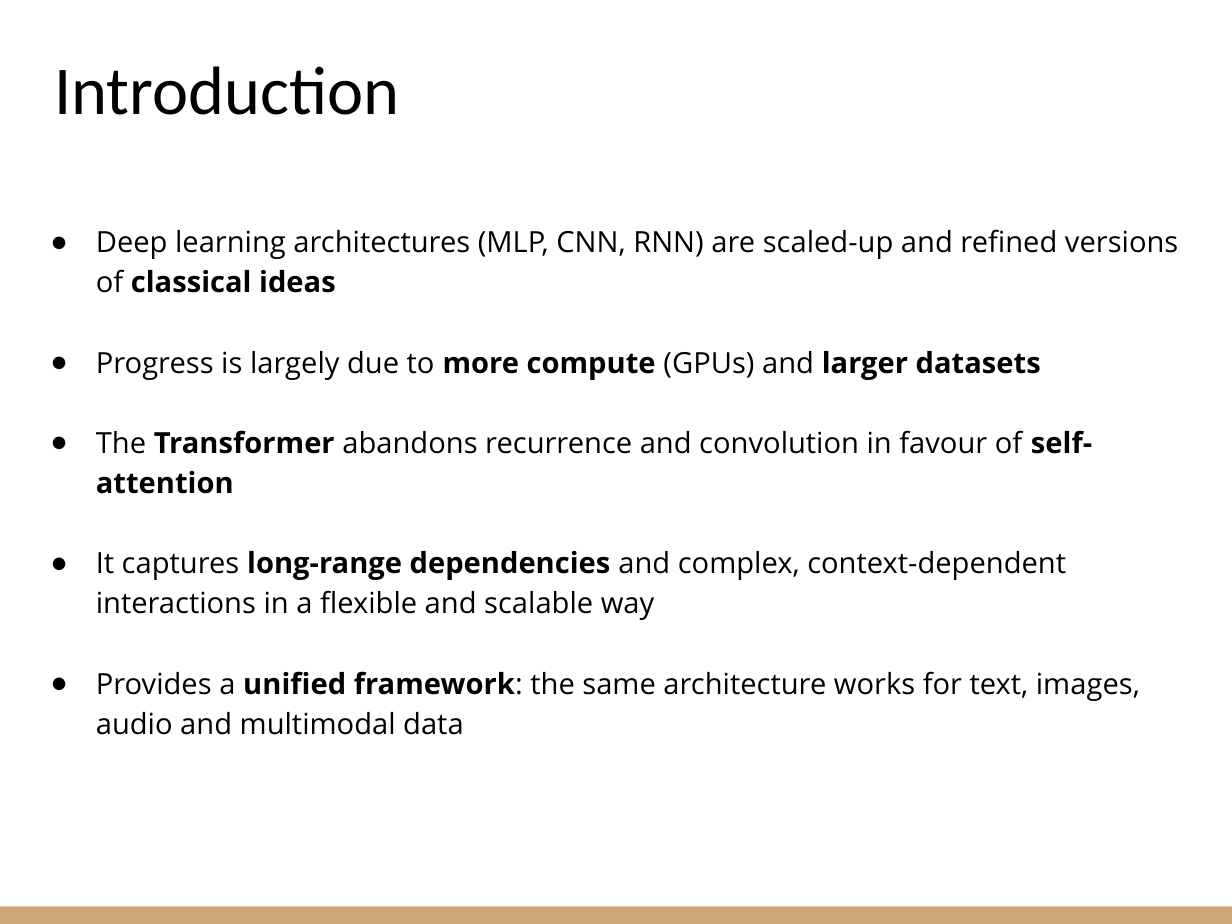
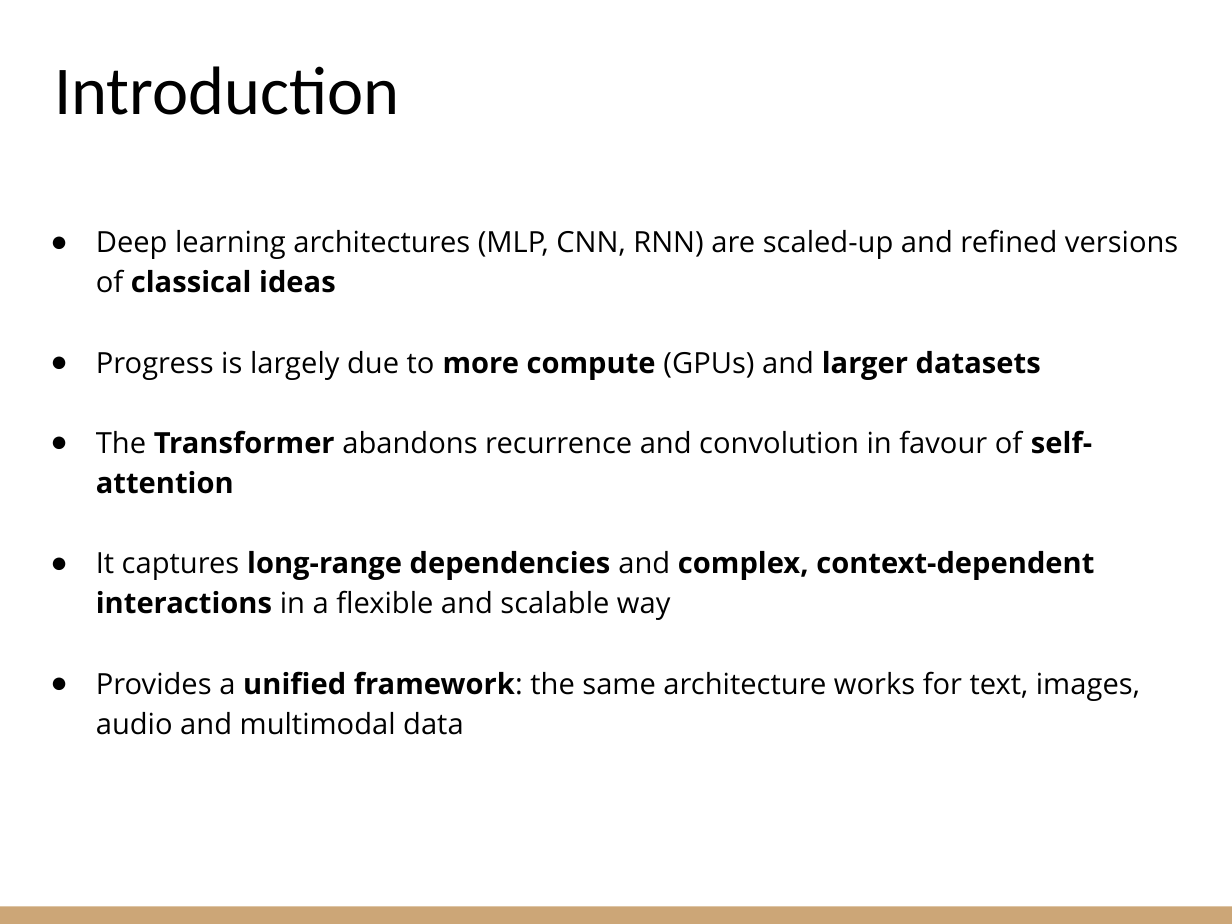
Before and after one commit to riccardoberta/machine-learning, a slide deck: slide 3 of 17 - Transformers/slides.pptx. Drawn at 1232x924 pixels with LibreOffice and Linux fonts; fonts in the diff are those of the drawing. Boxes give left, top, right and bottom in pixels: in the first picture for what was removed or moved away, otherwise in the second. Text is boxed around its words. In the diff, an @@ line names an element or a change of style, - is before the commit and + after.

```diff
--- a/17 - Transformers/slides.pptx
+++ b/17 - Transformers/slides.pptx
@@ text at [96, 551, 1094, 620]: bold on in "complex, context-dependent interactions" @@
```
Also in this commit, not shown: 16 other slides changed, 13 slides added, 3 other files.
